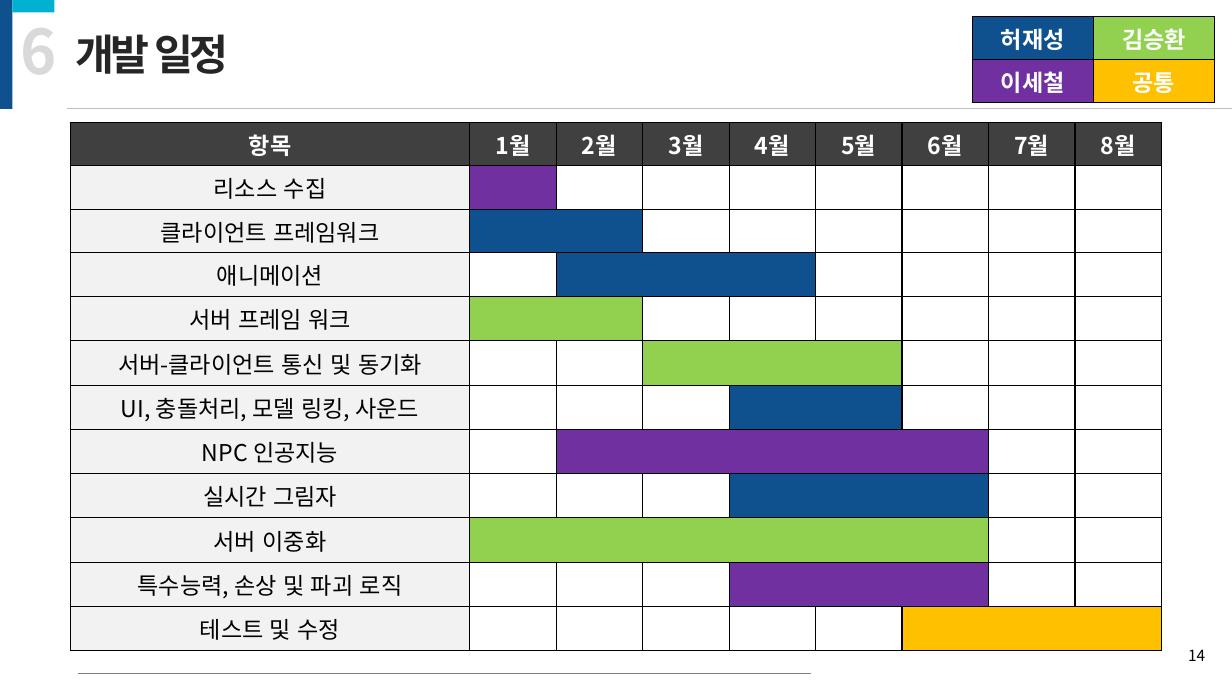
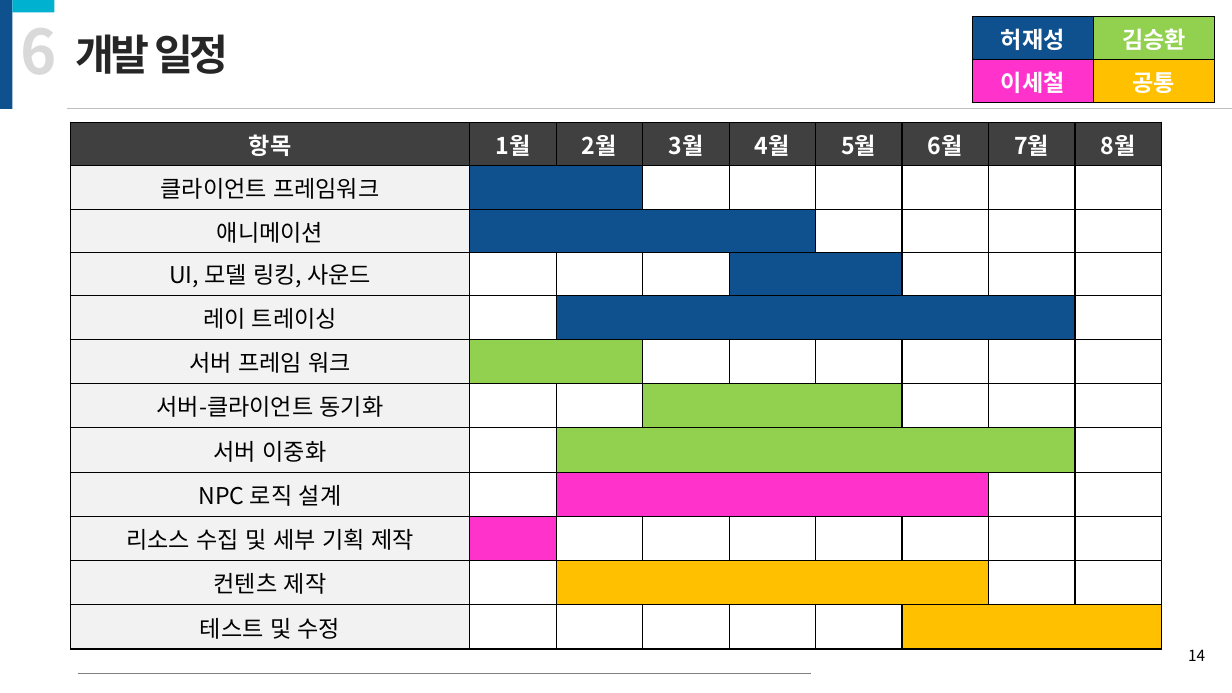
Before and after one commit to kiption/XD, a slide deck: slide 14 of 졸작_기획/[수정][제안서] Revenger_김승환_허재성_이세철.pptx. Drawn at 1232x693 pixels with LibreOffice and Linux fonts; fonts in the diff are those of the drawing. Boxes give left, top, right and bottom in pixels: in the first picture for what was removed or moved away, otherwise in the second. Text is boxed around its words. In the diff, an @@ line names an element or a change of style, - is before the commit and + after.

Commit message:
#12-19 Update

```diff
--- a/졸작_기획/[수정][제안서] Revenger_김승환_허재성_이세철.pptx
+++ b/졸작_기획/[수정][제안서] Revenger_김승환_허재성_이세철.pptx
@@ table at <box>972,17,1214,97</box> @@
@@ fill #7030A0 to #FF33CC in row 2, column 1 @@
@@ table at <box>70,123,1165,643</box> @@
-row 2: 리소스 수집 |  |  |  |  |  |  |  | 
+row 4: UI, 모델 링킹, 사운드 |  |  |  |  |  |  |  | 
+row 5: 레이 트레이싱 |  |  |  |  |  |  |  | 
-row 6: 서버-클라이언트 통신 및 동기화 |  |  |  |  |  |  |  | 
-row 7: UI, 충돌처리, 모델 링킹, 사운드 |  |  |  |  |  |  |  | 
-row 8: NPC 인공지능 |  |  |  |  |  |  |  | 
-row 9: 실시간 그림자 |  |  |  |  |  |  |  | 
+row 7: 서버-클라이언트 동기화 |  |  |  |  |  |  |  | 
-row 11: 특수능력, 손상 및 파괴 로직 |  |  |  |  |  |  |  | 
+row 9: NPC 로직 설계 |  |  |  |  |  |  |  | 
+row 10: 리소스 수집 및 세부 기획 제작 |  |  |  |  |  |  |  | 
+row 11: 컨텐츠 제작 |  |  |  |  |  |  |  | 
@@ fill #7030A0 to #0F518E in row 2, column 2 @@
@@ fill #7030A0 to #92D050 in row 8, column 3 @@
@@ fill #92D050 to #FF33CC in row 10, column 2 @@
```
Also in this commit, not shown: 4 other slides changed.
